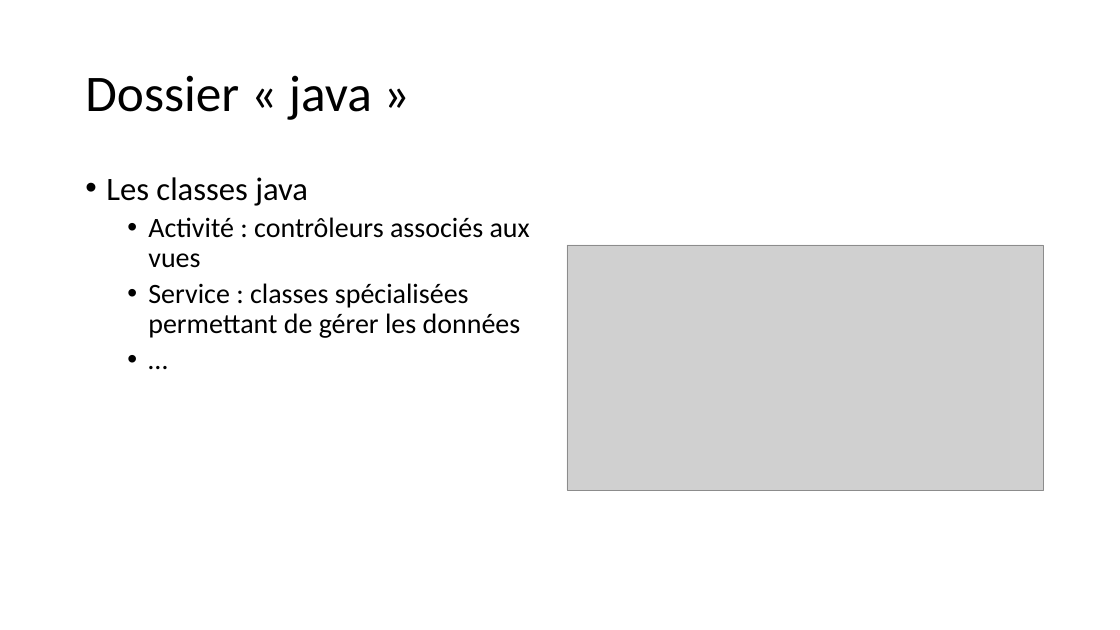
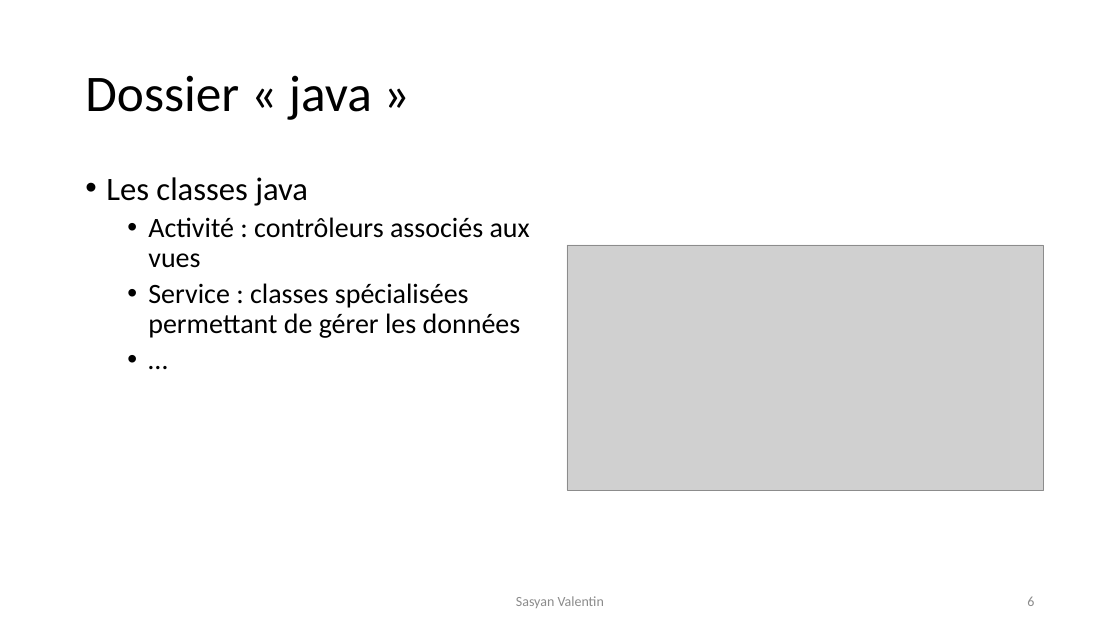
Before and after one commit to VSasyan/Android, a slide deck: slide 6 of 1_les_bases_theoriques_d_android/Les bases (théoriques) d'Android.pptx. Drawn at 1120x630 pixels with LibreOffice and Linux fonts; fonts in the diff are those of the drawing; grey boxes stand for pictures. Boxes give left, top, right and bottom in pixels: in the first picture for what was removed or moved away, otherwise in the second. Text is boxed around its words. In the diff, an @@ line names an element or a change of style, - is before the commit and + after.

```diff
--- a/1_les_bases_theoriques_d_android/Les bases (théoriques) d'Android.pptx
+++ b/1_les_bases_theoriques_d_android/Les bases (théoriques) d'Android.pptx
@@ text added at bbox=[516, 596, 604, 608], 12 pt, text #8C8C8C @@
+Sasyan Valentin
@@ page number added at bbox=[1027, 597, 1034, 606], 12 pt, text #8C8C8C @@
+6
```
Also in this commit, not shown: 6 other slides changed, 2 other files.
